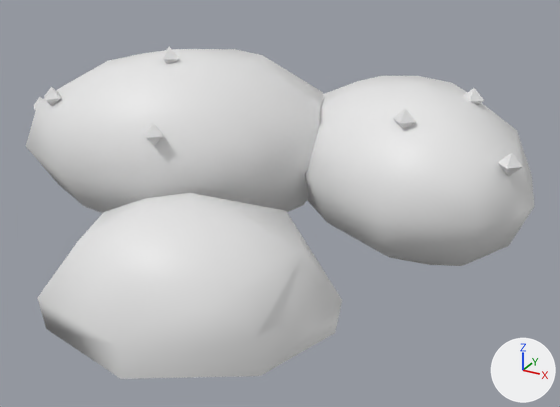
Two versions of the Blender file WhiteModel/Food/SM_potato.blend, one commit apart.
Camera for both pictures: a 50 mm camera at (0.1293, -0.2193, 0.1336) aimed at (0.0085, 0.0003, 0.0238). The lights are fixed; the arrows at lower right show +X, +Y and +Z. The older version comes first.

The first picture shows 'SM_potato'.
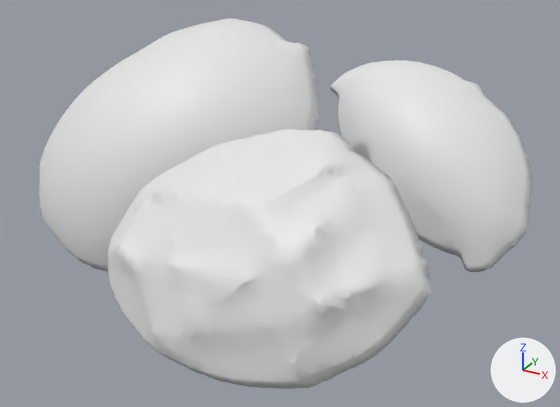
What the commit changed:
me_sm_potato is used by ob_sm_potato; location (0.0, 0.0, 0.0).
me_sm_potato had 176 vertices, 211 faces and spanned x -0.103..0.091, y -0.082..0.084, z 0.0..0.074.
me_sm_potato now has 3890 vertices, 7768 faces and spans x -0.087..0.087, y -0.074..0.074, z 0.0..0.083.
me_sm_potato part 1: the loose piece of 52 vertices spanning x -0.101..0.018, y -0.032..0.058, z 0.0..0.071 is rebuilt with 1624 vertices and now spans x -0.087..0.022, y -0.04..0.026, z 0.0..0.083.
me_sm_potato part 2: the loose piece of 52 vertices spanning x -0.012..0.091, y -0.009..0.084, z 0.0..0.062 is rebuilt with 1068 vertices and now spans x -0.002..0.087, y 0.026..0.074, z 0.0..0.063.
me_sm_potato part 3: a new loose piece of 1198 vertices spanning x -0.023..0.079, y -0.074..-0.022, z 0.0..0.064, in mat_m_potatoeye (white #e7e7e7).
me_sm_potato part 4: 7 loose pieces with 42 vertices, spanning x -0.103..0.086, y -0.028..0.043, z 0.041..0.074, are deleted.
Part 5, on me_sm_potato:
30 vertices are removed from x -0.045..0.047, y -0.082..-0.01, z 0.0..0.039.
35 faces are deleted.
me_sm_potato no longer uses material mat_m_potatoflesh (white #e7e7e7).

Pixel boxes (x1, y1, x2, y2) of what changed, in the pictures (560 x 407 px):
'SM_potato', reshaped (11% taller)
    before: (26, 46, 535, 379)
    after: (39, 18, 532, 389)
part 1 of me_sm_potato, rebuilt
    before: (26, 49, 324, 213)
    after: (39, 18, 319, 272)
part 2 of me_sm_potato, rebuilt (12% narrower, 12% taller)
    before: (305, 76, 535, 266)
    after: (330, 60, 532, 272)
part 3 of me_sm_potato, added
    after: (108, 129, 432, 389)
part 4 of me_sm_potato, deleted
    before: (34, 46, 523, 176)
part 5 of me_sm_potato, deleted
    before: (37, 193, 342, 379)
